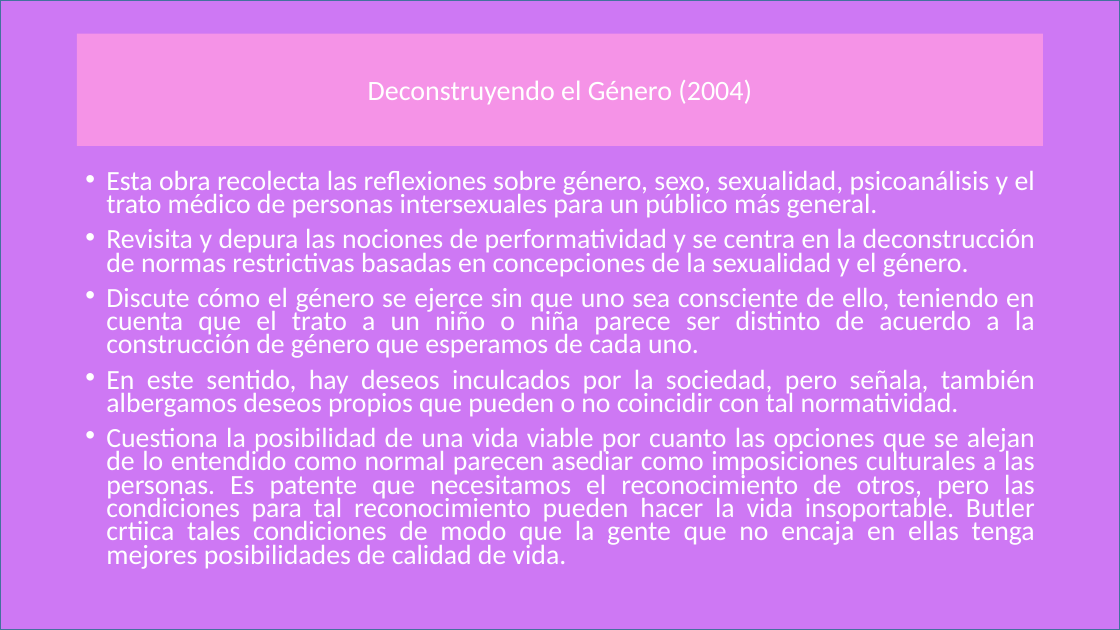
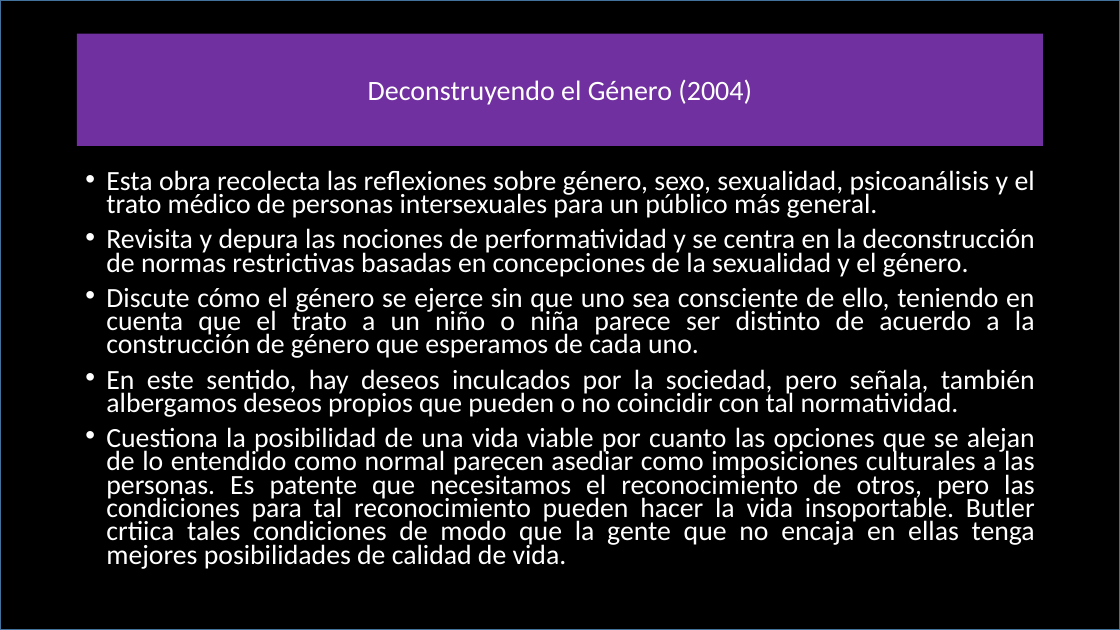
Before and after one commit to zaboltar/zaboltar.github.io, a slide deck: slide 18 of assets uarm/2019 sol-penscri-justfilpol/Judith Butler.pptx. Drawn at 1120x630 pixels with LibreOffice and Linux fonts; fonts in the diff are those of the drawing. Boxes give left, top, right and bottom in pixels: in the first picture for what was removed or moved away, otherwise in the second. Text is boxed around its words. In the diff, an @@ line names an element or a change of style, - is before the commit and + after.

```diff
--- a/assets uarm/2019 sol-penscri-justfilpol/Judith Butler.pptx
+++ b/assets uarm/2019 sol-penscri-justfilpol/Judith Butler.pptx
@@ rectangle at [0,0,1120,630]: fill #CE78F4 to #000000 @@
@@ title "Deconstruyendo el Género (2004)" at [77,34,1044,146]: fill #F593E7 to #7030A0 @@
```
Also in this commit, not shown: 9 other slides changed, 1 other file.
